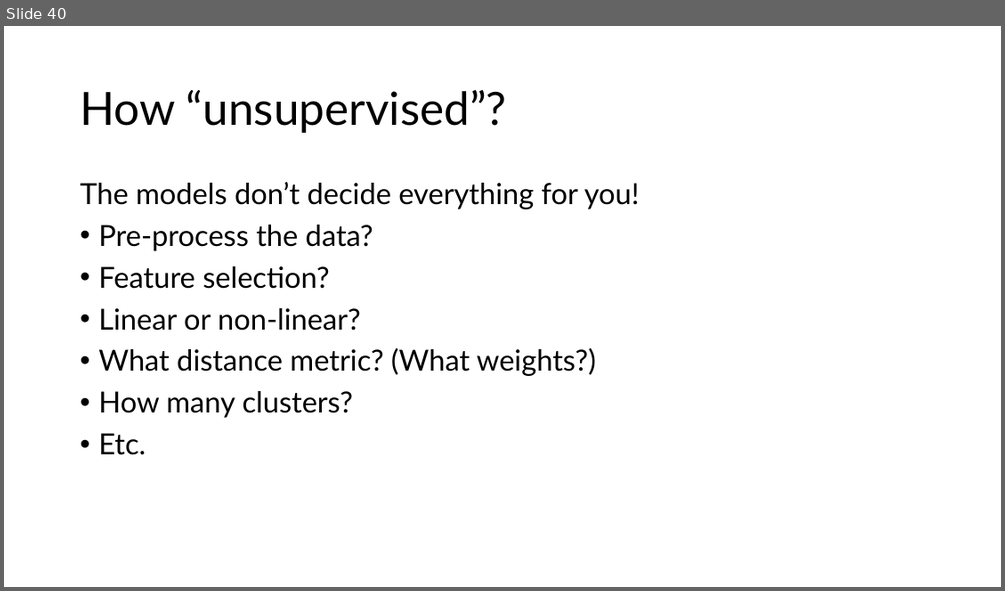
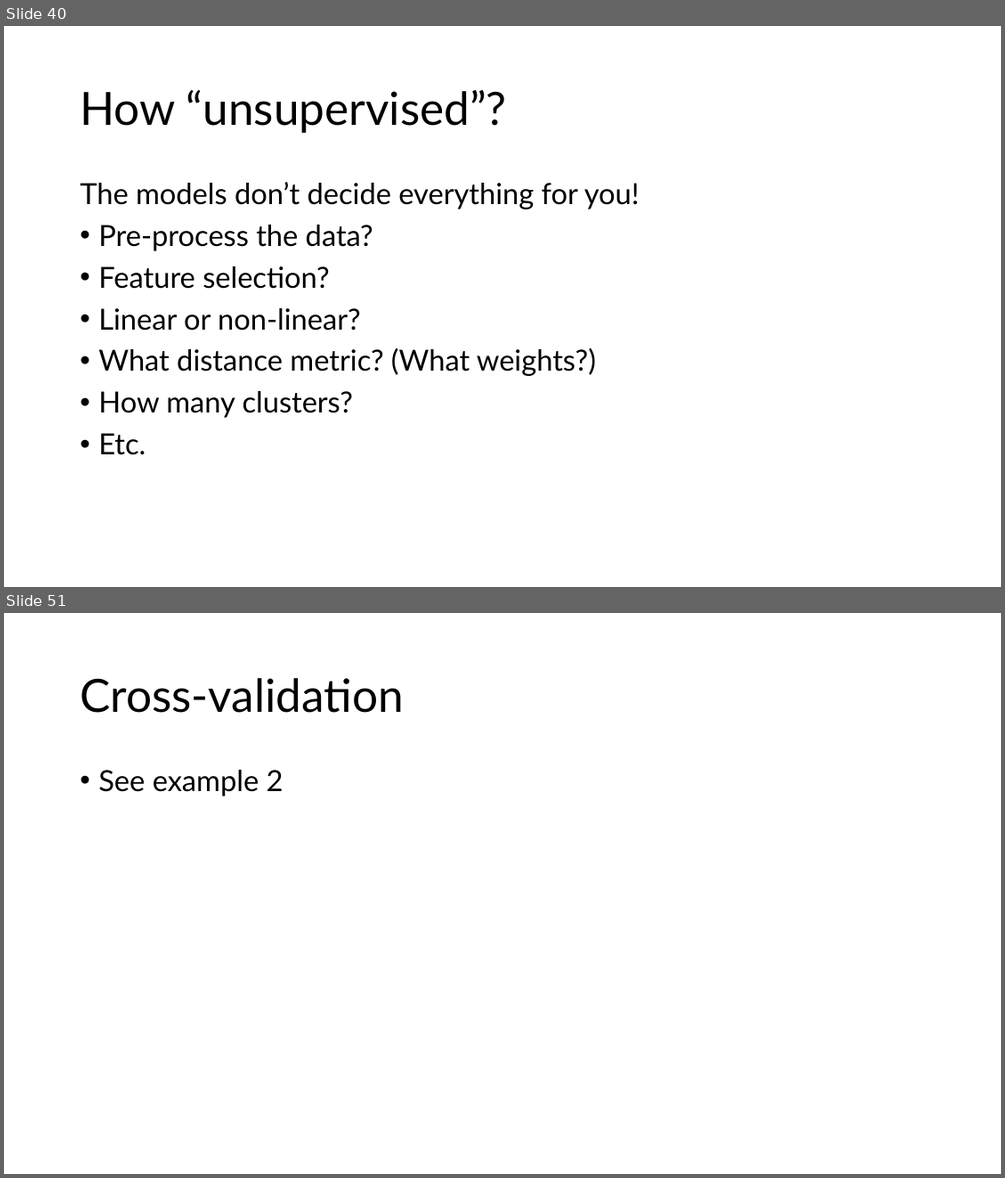
Before and after one commit to jmc108/hugen2073-textbook, a slide deck: lecture_slides/11_machine_learning/11_machine_learning.pptx. Shown one above the other, each under a label of ours: slide 40 before the commit, slides 40 and 51 after it; the slides between them are not shown. The pictures are 1005x591 and 1005x1178 pixels, drawn with LibreOffice and Linux fonts; fonts in the diff are those of the drawing. Boxes give left, top, right and bottom in pixels: in the first picture for what was removed or moved away, otherwise in the second. Text is boxed around its words. In the diff, an @@ line names an element or a change of style, - is before the commit and + after.

```diff
--- a/lecture_slides/11_machine_learning/11_machine_learning.pptx
+++ b/lecture_slides/11_machine_learning/11_machine_learning.pptx
@@ slide 51 added at <box>4,613,1001,1174</box>, background #FFFFFF @@
@@ title added at <box>80,678,403,713</box>, 44 pt, text #000000 @@
+Cross-validation
@@ text added at <box>98,770,283,796</box>, 28 pt, text #000000 @@
+• See example 2
```
Also in this commit, not shown: 16 other slides added, 4 other files.
